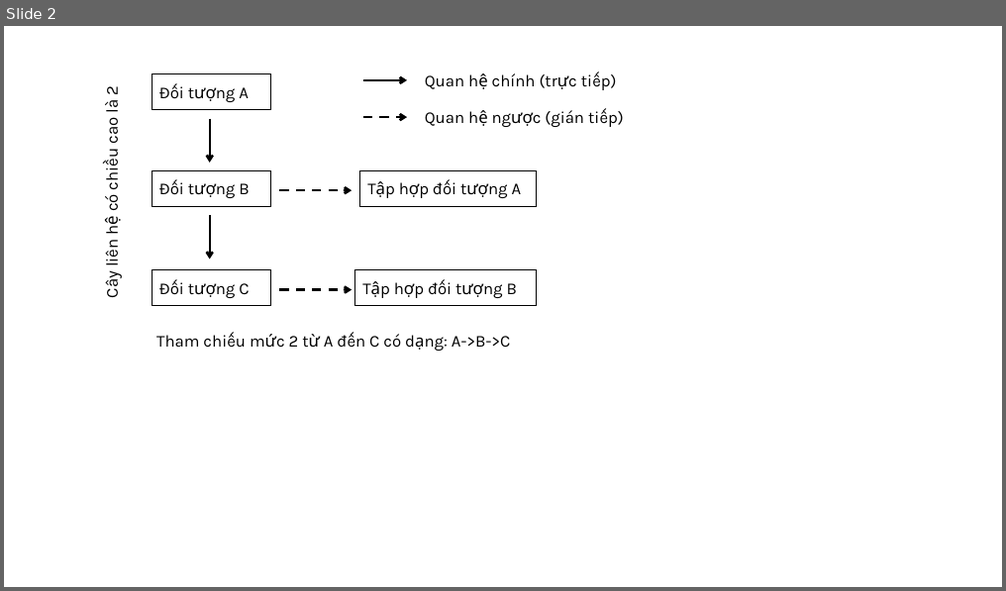
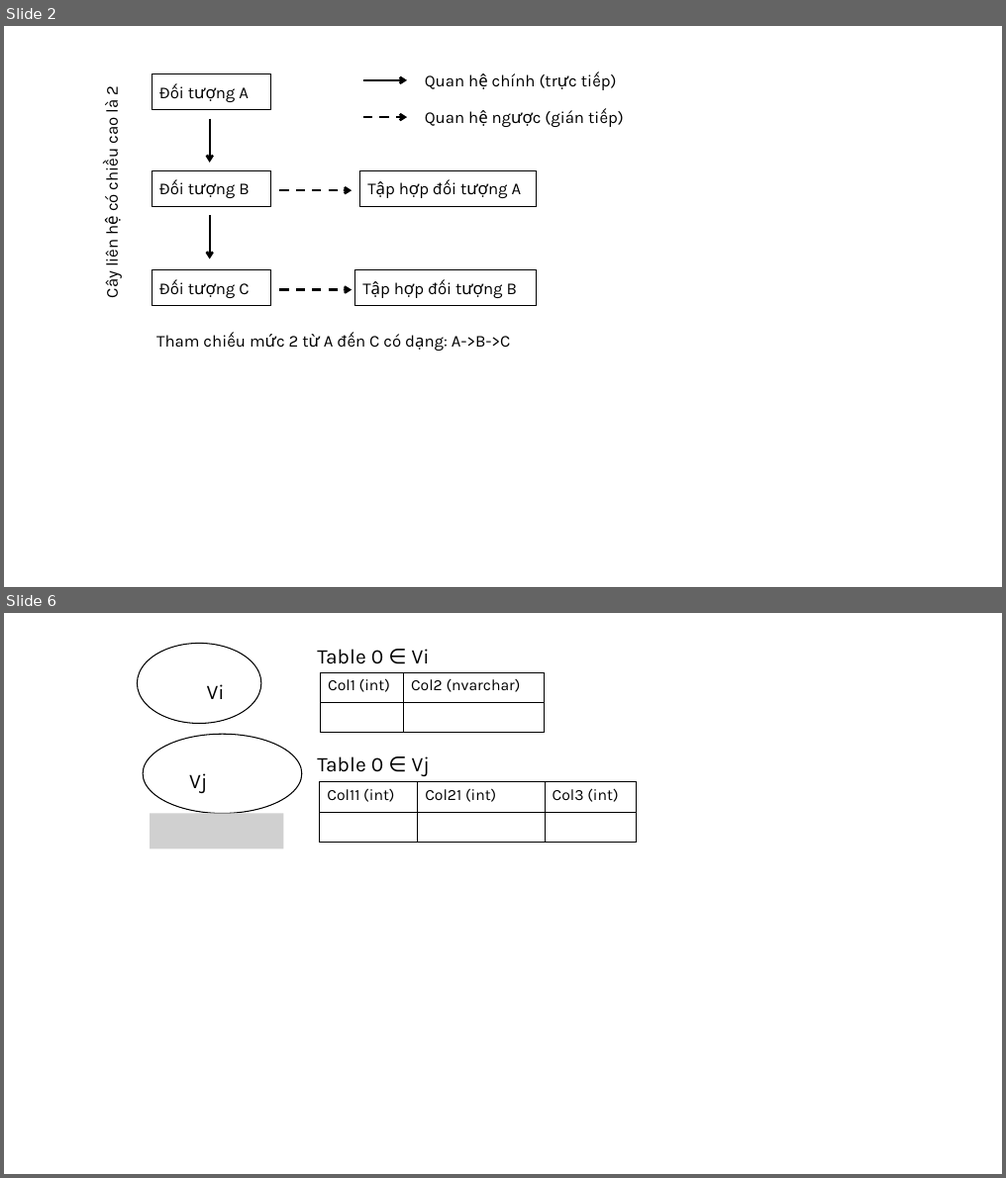
Before and after one commit to tuanhud/QuanLyTaiSan, a slide deck: _BaoCao/quocdunginfo/EF features model.pptx. Shown one above the other, each under a label of ours: slide 2 before the commit, slides 2 and 6 after it; the slides between them are not shown. The pictures are 1006x591 and 1006x1178 pixels, drawn with LibreOffice and Linux fonts; fonts in the diff are those of the drawing; grey boxes stand for pictures. Boxes give left, top, right and bottom in pixels: in the first picture for what was removed or moved away, otherwise in the second. Text is boxed around its words. In the diff, an @@ line names an element or a change of style, - is before the commit and + after.

```diff
--- a/_BaoCao/quocdunginfo/EF features model.pptx
+++ b/_BaoCao/quocdunginfo/EF features model.pptx
@@ slide 6 added at (4,613,1002,1174), background #FFFFFF @@
@@ ellipse added at (138,643,261,723), outline #000000 1 pt @@
@@ text added at (317,649,430,664), 20 pt, text #000000 @@
+Table 0 ∈ Vi
@@ text added at (207,684,225,699), 20 pt, text #000000 @@
+Vi
@@ table added at (321,672,544,732), 2 rows, 2 columns @@
+Col1 (int) | Col2 (nvarchar)
+ | 
@@ ellipse added at (143,735,302,814), outline #000000 1 pt @@
@@ text added at (317,757,430,776), 20 pt, text #000000 @@
+Table 0 ∈ Vj
@@ text added at (189,773,207,793), 20 pt, text #000000 @@
+Vj
@@ table added at (320,782,637,842), 2 rows, 3 columns @@
+Col11 (int) | Col21 (int) | Col3 (int)
+ |  | 
@@ picture added at (150,814,283,850) @@
```
Also in this commit, not shown: 3 other slides added, 2 other files.
